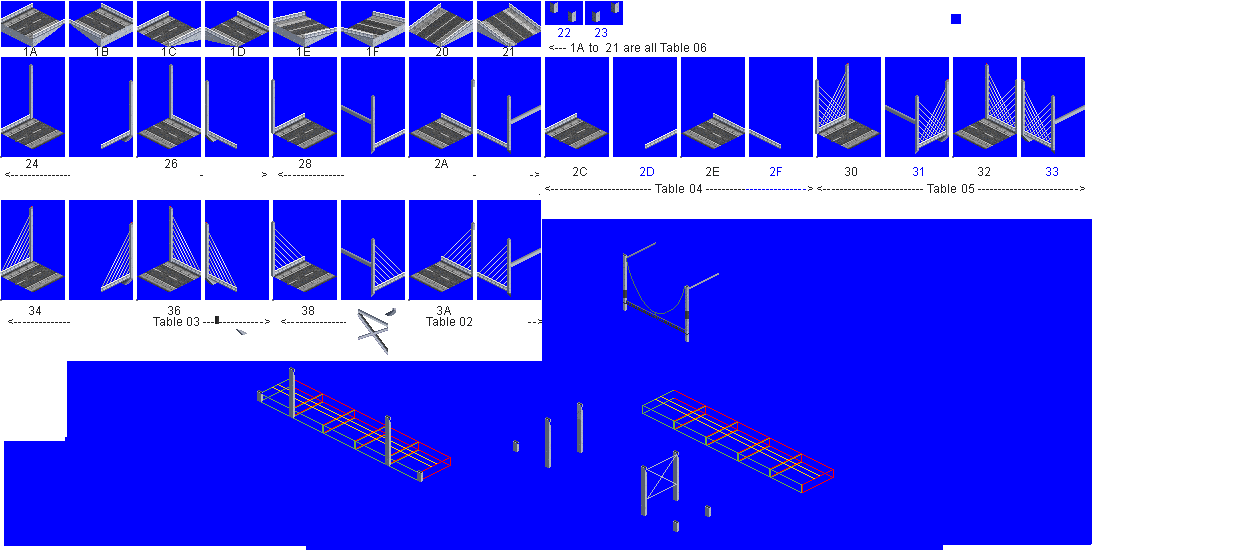
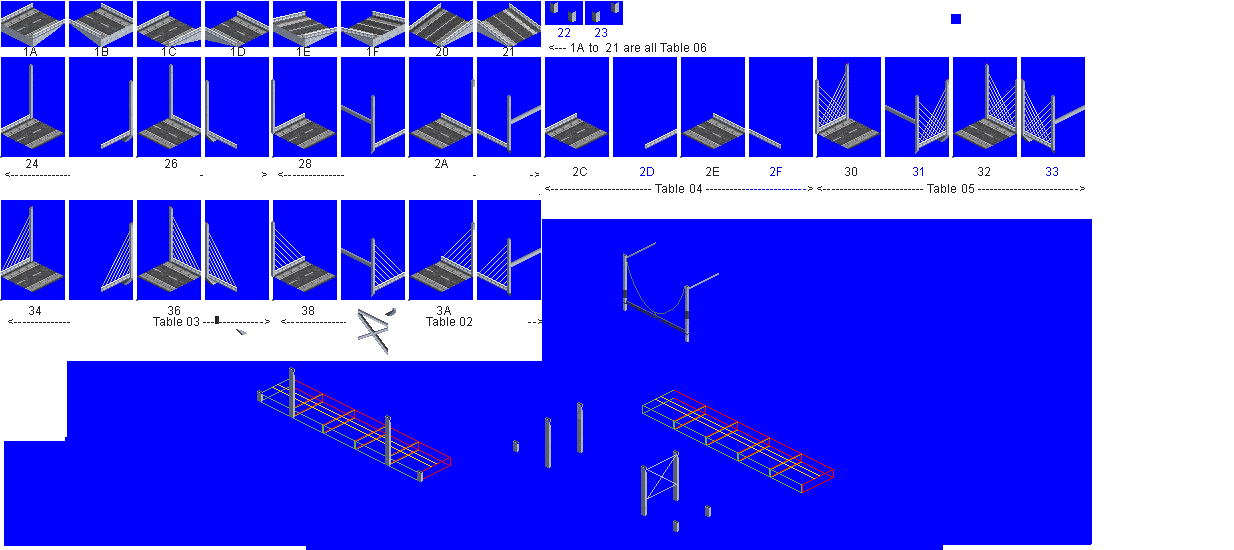
Comparing the layer stacks of the two 1234x550 images. Changes:
painted on "new road" over [273, 8, 540, 47]
